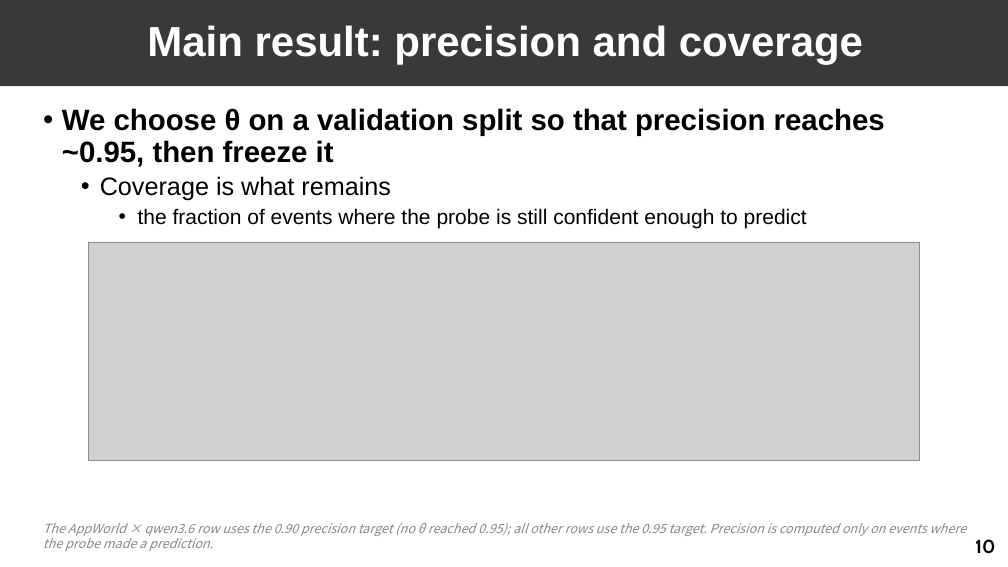
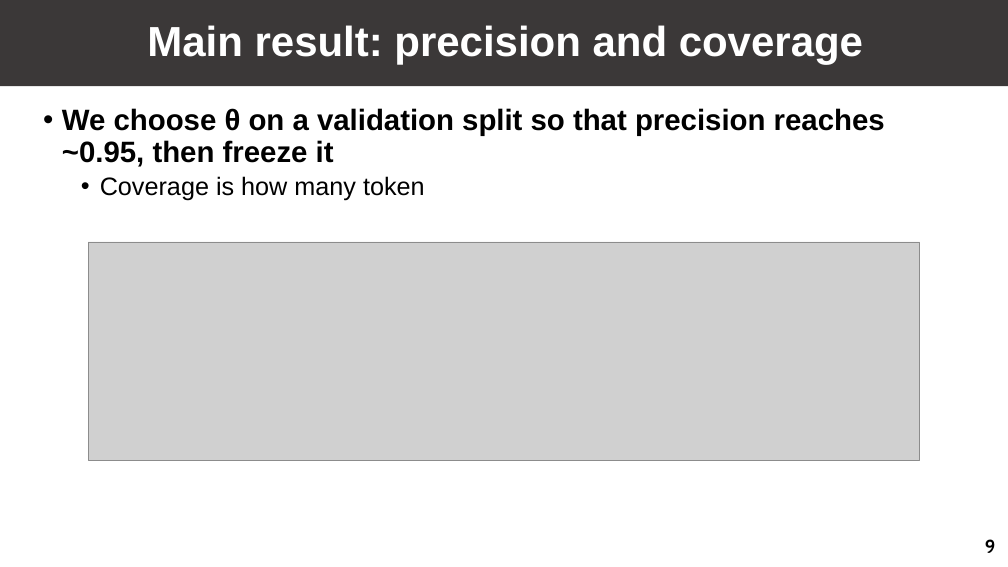
Before and after one commit to GuoYibo233/probe-agent, a slide deck: slide 10 of talks/20260809/slides.pptx (slide 11 before the commit). Drawn at 1008x567 pixels with LibreOffice and Linux fonts; fonts in the diff are those of the drawing; grey boxes stand for pictures. Boxes give left, top, right and bottom in pixels: in the first picture for what was removed or moved away, otherwise in the second. Text is boxed around its words. In the diff, an @@ line names an element or a change of style, - is before the commit and + after.

```diff
--- a/talks/20260809/slides.pptx
+++ b/talks/20260809/slides.pptx
@@ text at (100,176,425,201): text changed; size 20 to 24 pt @@
-  • Coverage is what remains
-    • the fraction of events where the probe is still confident enough to predict
+  • Coverage is how many token
@@ text removed at (43,523,966,551) @@
-The AppWorld × qwen3.6 row uses the 0.90 precision target (no θ reached 0.95); all other rows use the 0.95 target. Precision is computed only on events where the probe made a prediction.
@@ page number at (985,539,996,553): text changed @@
-10
+9
```
Also in this commit, not shown: 10 other slides changed, 1 slide removed, 11 other files.
